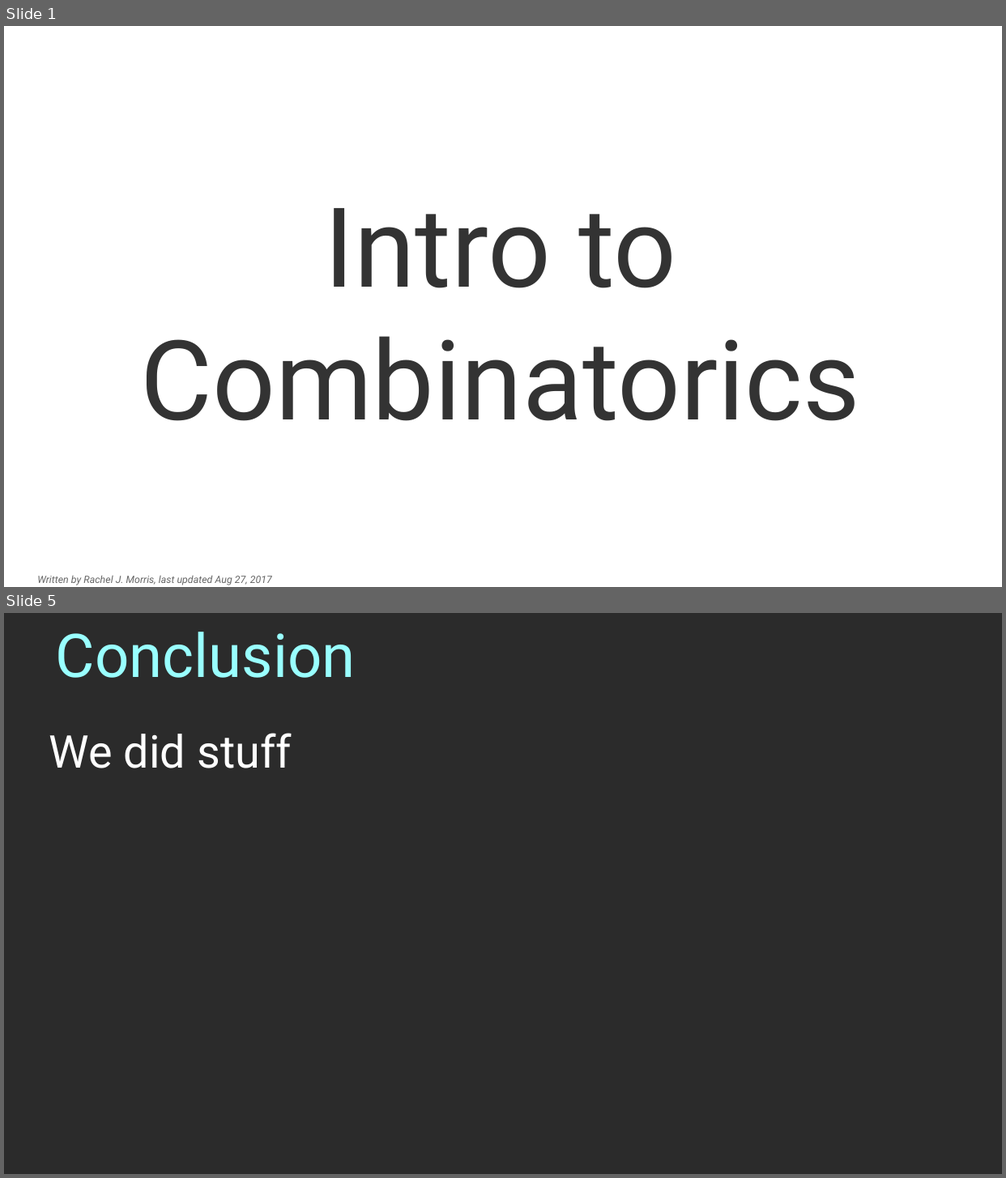
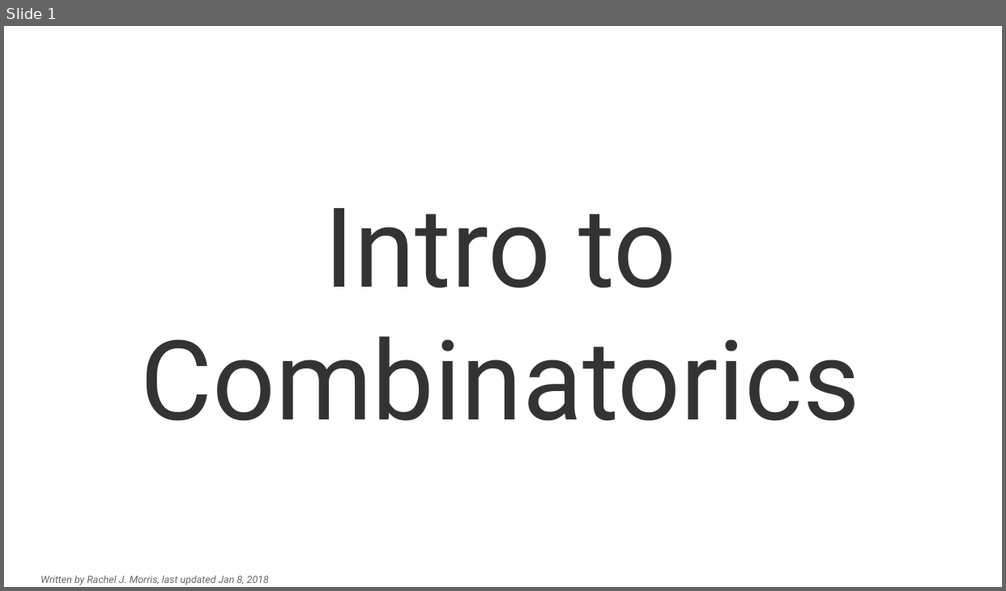
Before and after one commit to nguyenchithien/CS211-Discrete-Structures-II, a slide deck: Lectures/Lecture 5.1.odp. Shown one above the other, each under a label of ours: slides 1 and 5 before the commit, slide 1 after it; the slides between them are not shown. The pictures are 1006x1178 and 1006x591 pixels, drawn with LibreOffice and Linux fonts; fonts in the diff are those of the drawing; background and template pictures are left out; a plain dark background stands for a picture behind light text. Boxes give left, top, right and bottom in pixels: in the first picture for what was removed or moved away, otherwise in the second. Text is boxed around its words. In the diff, an @@ line names an element or a change of style, - is before the commit and + after.

```diff
--- a/Lectures/Lecture 5.1.odp
+++ b/Lectures/Lecture 5.1.odp
@@ slide 5 removed at bbox=[4, 613, 1002, 1174], background picture (left out) @@
@@ title removed at bbox=[56, 632, 356, 678] @@
-Conclusion
@@ text removed at bbox=[49, 733, 292, 769] @@
-We did stuff
@@ slide 1 changed as well @@
@@ text at bbox=[40, 575, 269, 586]: text changed @@
-Written by Rachel J. Morris, last updated Aug 27, 2017
+Written by Rachel J. Morris, last updated Jan 8, 2018
```
Also in this commit, not shown: 39 slides added, 3 other slides removed, 2 other files.
